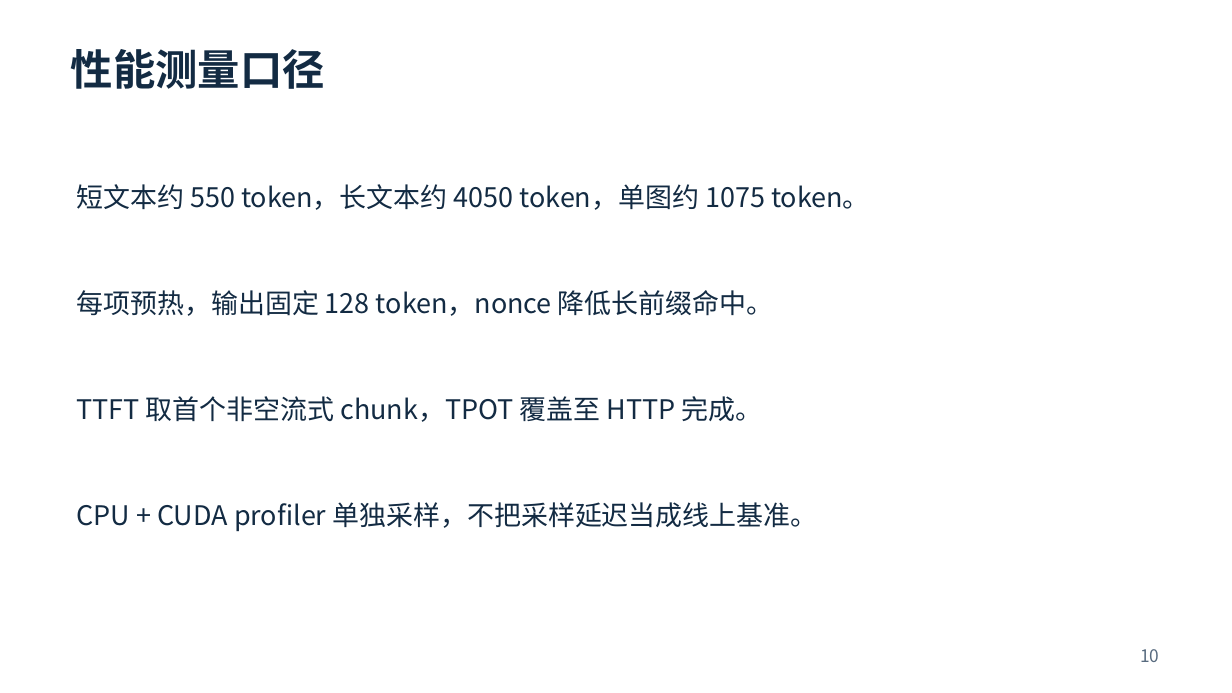
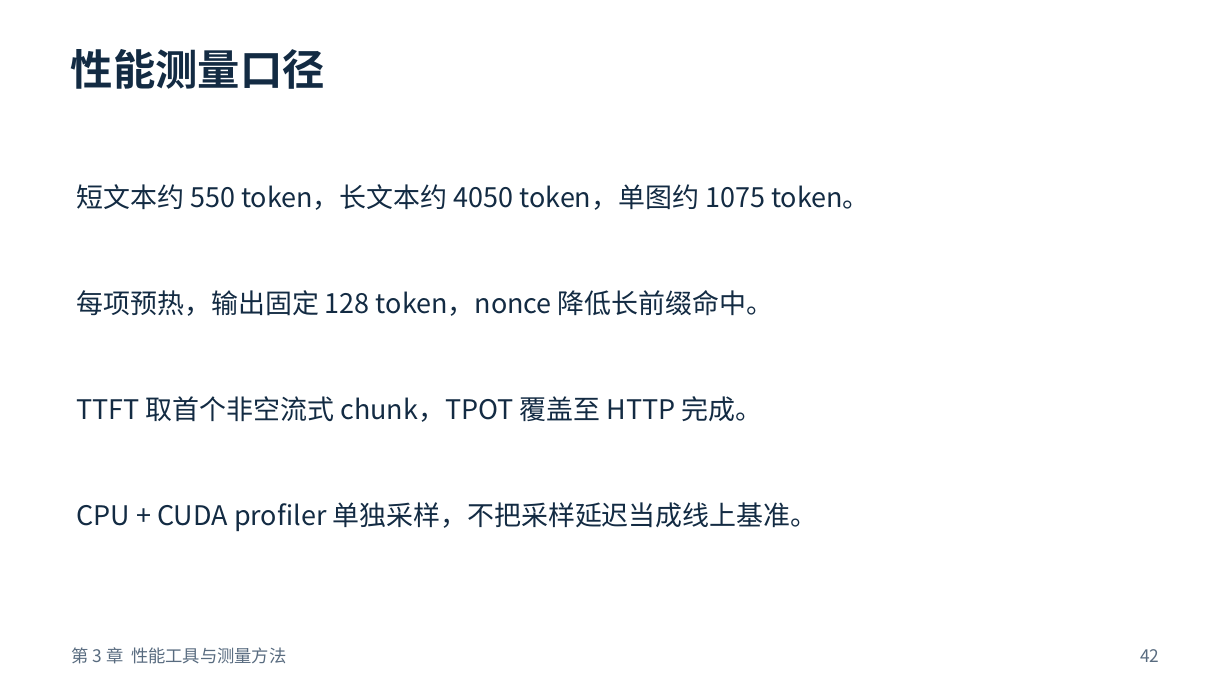
Before and after one commit to justsoloking-blip/qwen-vl-32B-project, a slide deck: slide 42 of slides/qwen3-vl-dp-attention-and-optimization.pptx (slide 10 before the commit). Drawn at 1232x693 pixels with LibreOffice and Linux fonts; fonts in the diff are those of the drawing. Boxes give left, top, right and bottom in pixels: in the first picture for what was removed or moved away, otherwise in the second. Text is boxed around its words. In the diff, an @@ line names an element or a change of style, - is before the commit and + after.

```diff
--- a/slides/qwen3-vl-dp-attention-and-optimization.pptx
+++ b/slides/qwen3-vl-dp-attention-and-optimization.pptx
@@ text added at box(72, 647, 286, 664), 13.5 pt, text #586B7F @@
+第 3 章 性能工具与测量方法
@@ text at box(1140, 649, 1159, 662): text changed @@
-10
+42
```
Also in this commit, not shown: 12 other slides changed, 89 slides added, 6 slides removed, 3 other files.
